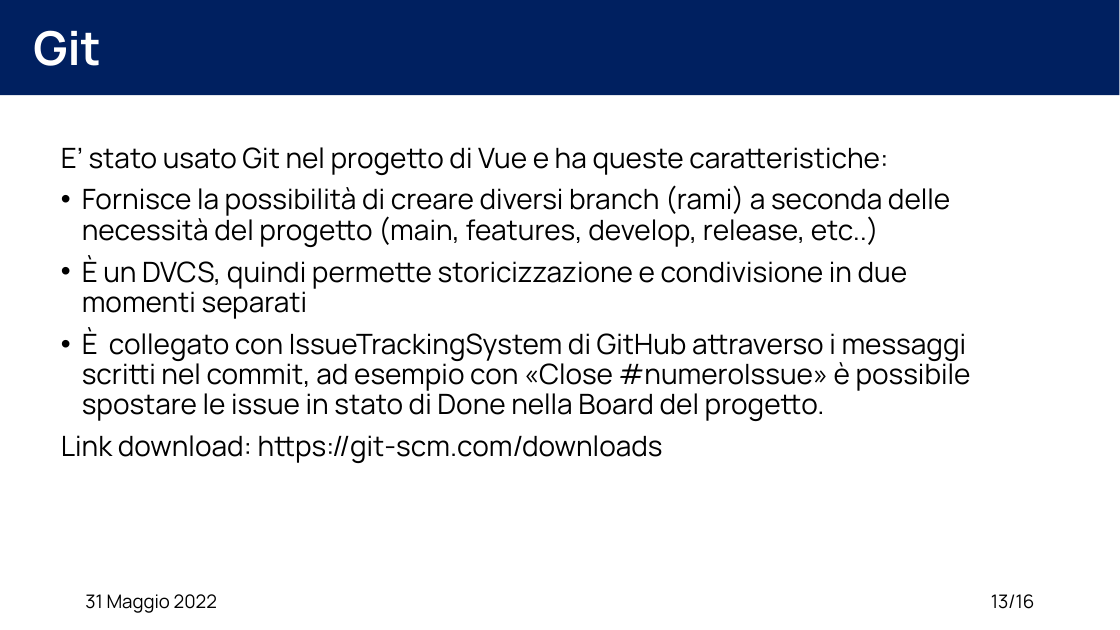
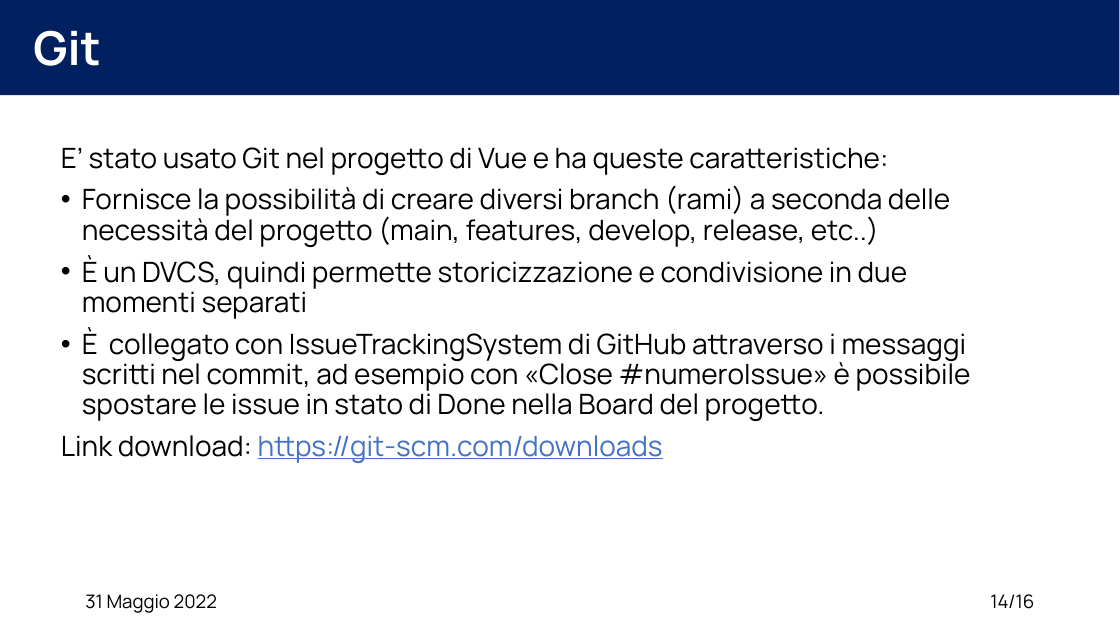
Before and after one commit to XidaZ3/MTSSAssignment3, a slide deck: slide 14 of MTSSAssignment3.pptx (slide 13 before the commit). Drawn at 1120x630 pixels with LibreOffice and Linux fonts; fonts in the diff are those of the drawing. Boxes give left, top, right and bottom in pixels: in the first picture for what was removed or moved away, otherwise in the second. Text is boxed around its words. In the diff, an @@ line names an element or a change of style, - is before the commit and + after.

```diff
--- a/MTSSAssignment3.pptx
+++ b/MTSSAssignment3.pptx
@@ text at <box>61,435,663,463</box>: text colour #000000 to #4472C4, underline on in "https://git-scm.com/downloads" @@
@@ page number at <box>990,594,1034,609</box>: text changed @@
-13/16
+14/16
```
Also in this commit, not shown: 12 other slides changed, 1 slide added, 4 other files.
